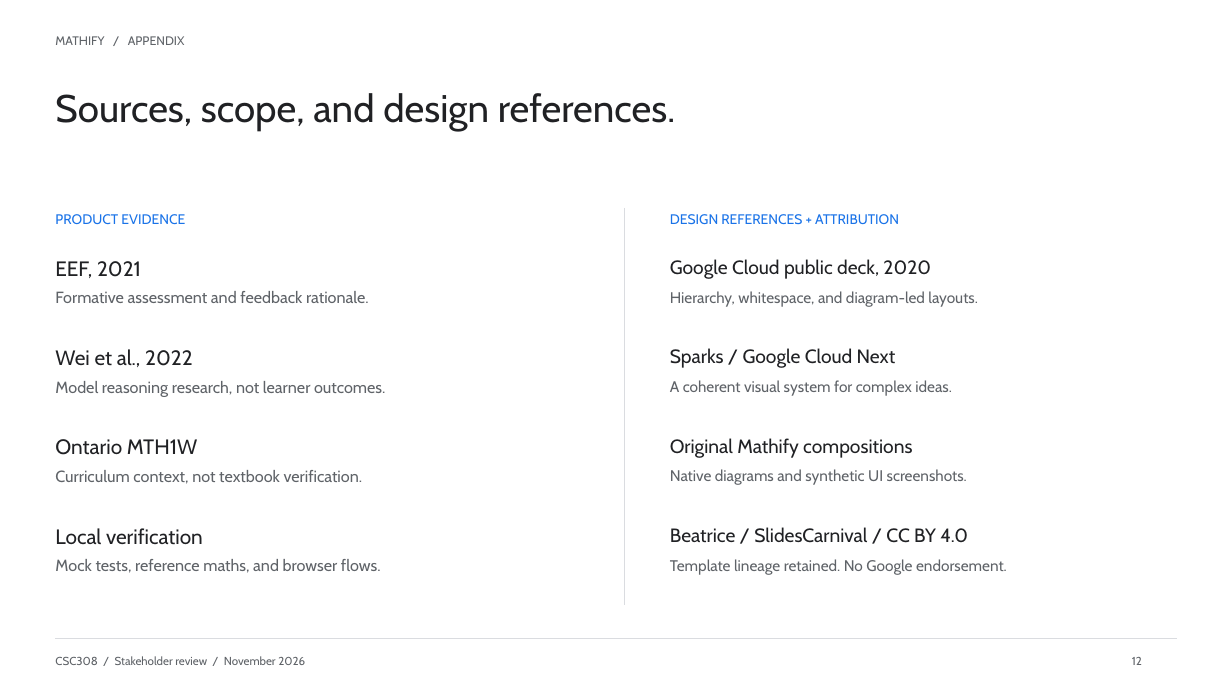
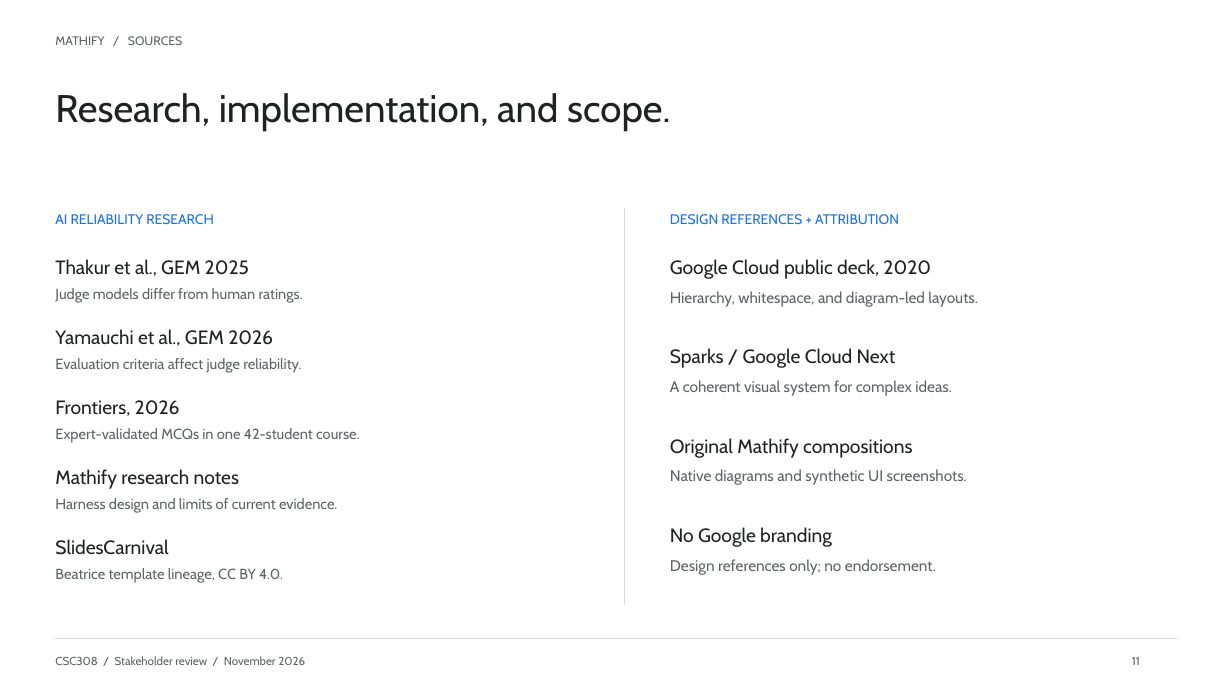
Before and after one commit to Jeff15321/mathify-brief, a slide deck: slide 11 of public/Mathify-stakeholder-evidence.pptx (slide 12 before the commit). Drawn at 1232x693 pixels with LibreOffice and Linux fonts; fonts in the diff are those of the drawing; background and template pictures are left out. Boxes give left, top, right and bottom in pixels: in the first picture for what was removed or moved away, otherwise in the second. Text is boxed around its words. In the diff, an @@ line names an element or a change of style, - is before the commit and + after.

```diff
--- a/public/Mathify-stakeholder-evidence.pptx
+++ b/public/Mathify-stakeholder-evidence.pptx
@@ text at bbox=[55, 36, 183, 45]: text changed @@
-MATHIFY / APPENDIX
+MATHIFY / SOURCES
@@ text at bbox=[55, 93, 670, 131]: text changed @@
-Sources, scope, and design references.
+Research, implementation, and scope.
@@ text at bbox=[55, 214, 214, 225]: text changed @@
-PRODUCT EVIDENCE
+AI RELIABILITY RESEARCH
@@ text at bbox=[55, 259, 249, 276]: text changed; size 16.2 to 15 pt @@
-EEF, 2021
+Thakur et al., GEM 2025
@@ text removed at bbox=[55, 291, 369, 303] @@
-Formative assessment and feedback rationale.
@@ text added at bbox=[55, 288, 303, 303], 11.4 pt, text #5F6368 @@
+Judge models differ from human ratings.
@@ text at bbox=[55, 329, 273, 346]: text changed; size 16.2 to 15 pt @@
-Wei et al., 2022
+Yamauchi et al., GEM 2026
@@ text added at bbox=[55, 358, 301, 373], 11.4 pt, text #5F6368 @@
+Evaluation criteria affect judge reliability.
@@ text removed at bbox=[55, 381, 385, 397] @@
-Model reasoning research, not learner outcomes.
@@ text added at bbox=[55, 400, 180, 416], 15 pt, text #202124 @@
+Frontiers, 2026
@@ text removed at bbox=[55, 439, 198, 455] @@
-Ontario MTH1W
@@ text added at bbox=[55, 428, 359, 443], 11.4 pt, text #5F6368 @@
+Expert-validated MCQs in one 42-student course.
@@ text removed at bbox=[55, 470, 363, 484] @@
-Curriculum context, not textbook verification.
@@ text added at bbox=[55, 469, 239, 489], 15 pt, text #202124 @@
+Mathify research notes
@@ text added at bbox=[55, 498, 337, 513], 11.4 pt, text #5F6368 @@
+Harness design and limits of current evidence.
@@ text removed at bbox=[55, 528, 203, 545] @@
-Local verification
@@ text added at bbox=[55, 539, 168, 555], 15 pt, text #202124 @@
+SlidesCarnival
@@ text at bbox=[670, 527, 832, 547]: text changed; size 12 to 15 pt; text colour #5F6368 to #202124 @@
-Template lineage retained. No Google endorsement.
+No Google branding
@@ text at bbox=[55, 568, 283, 583]: text changed; size 15 to 11.4 pt; text colour #202124 to #5F6368 @@
-Beatrice / SlidesCarnival / CC BY 4.0
+Beatrice template lineage, CC BY 4.0.
@@ text removed at bbox=[55, 559, 381, 573] @@
-Mock tests, reference maths, and browser flows.
@@ text added at bbox=[670, 559, 936, 575], 12 pt, text #5F6368 @@
+Design references only; no endorsement.
@@ text at bbox=[1132, 657, 1140, 665]: text changed @@
-12
+11
```
Also in this commit, not shown: 1 other slide changed, 9 slides added, 10 slides removed, 3 other files.
